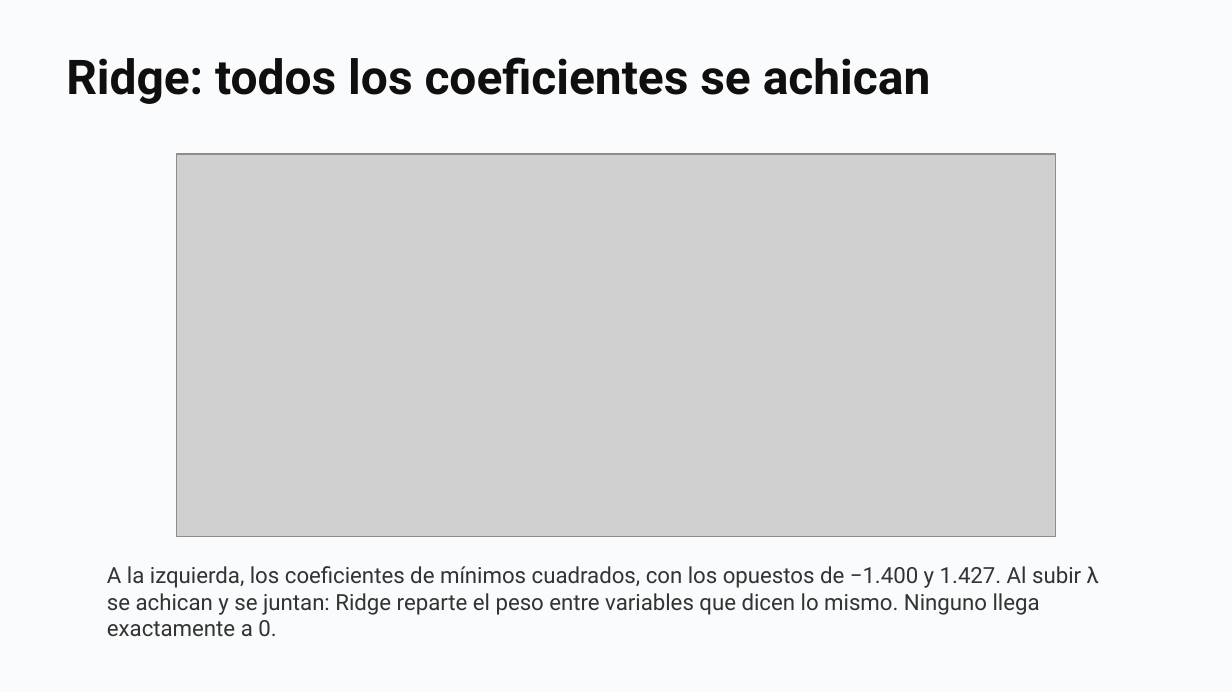
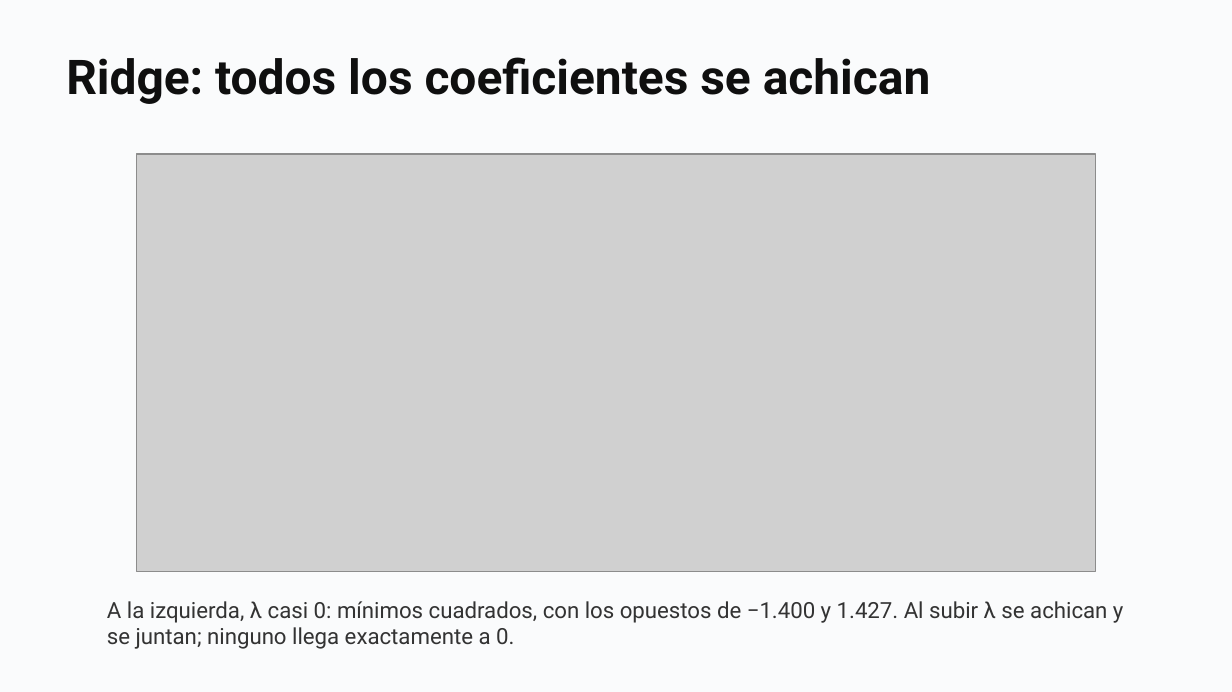
Before and after one commit to daniopitz/diplomado-cdd, a slide deck: slide 47 of presentaciones/clase07_evaluar_regularizar.pptx (slide 33 before the commit). Drawn at 1232x692 pixels with LibreOffice and Linux fonts; fonts in the diff are those of the drawing; grey boxes stand for pictures. Boxes give left, top, right and bottom in pixels: in the first picture for what was removed or moved away, otherwise in the second. Text is boxed around its words. In the diff, an @@ line names an element or a change of style, - is before the commit and + after.

```diff
--- a/presentaciones/clase07_evaluar_regularizar.pptx
+++ b/presentaciones/clase07_evaluar_regularizar.pptx
@@ picture: place and size @@
-picture at (176, 154, 1056, 537)
+picture at (137, 154, 1095, 572)
@@ text at (107, 601, 1124, 649): text changed @@
-A la izquierda, los coeficientes de mínimos cuadrados, con los opuestos de −1.400 y 1.427. Al subir λ se achican y se juntan: Ridge reparte el peso entre variables que dicen lo mismo. Ninguno llega exactamente a 0.
+A la izquierda, λ casi 0: mínimos cuadrados, con los opuestos de −1.400 y 1.427. Al subir λ se achican y se juntan; ninguno llega exactamente a 0.
```
Also in this commit, not shown: 14 other slides changed, 16 slides added, 1 slide removed, 2 other files.
